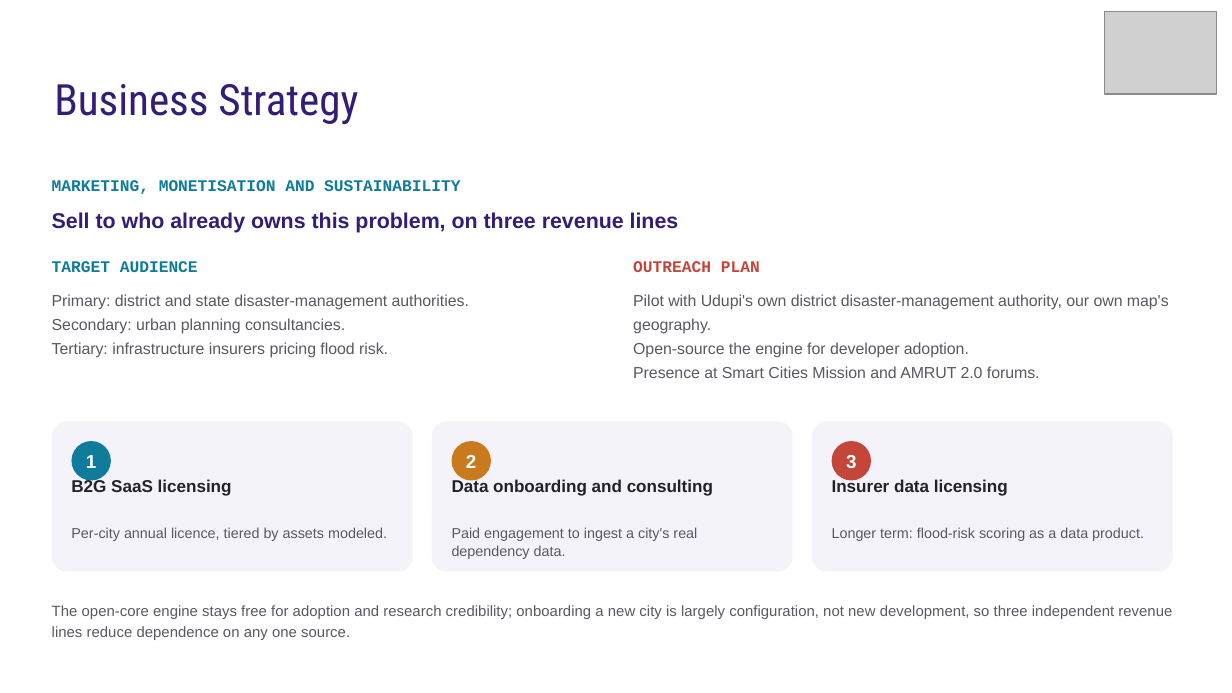
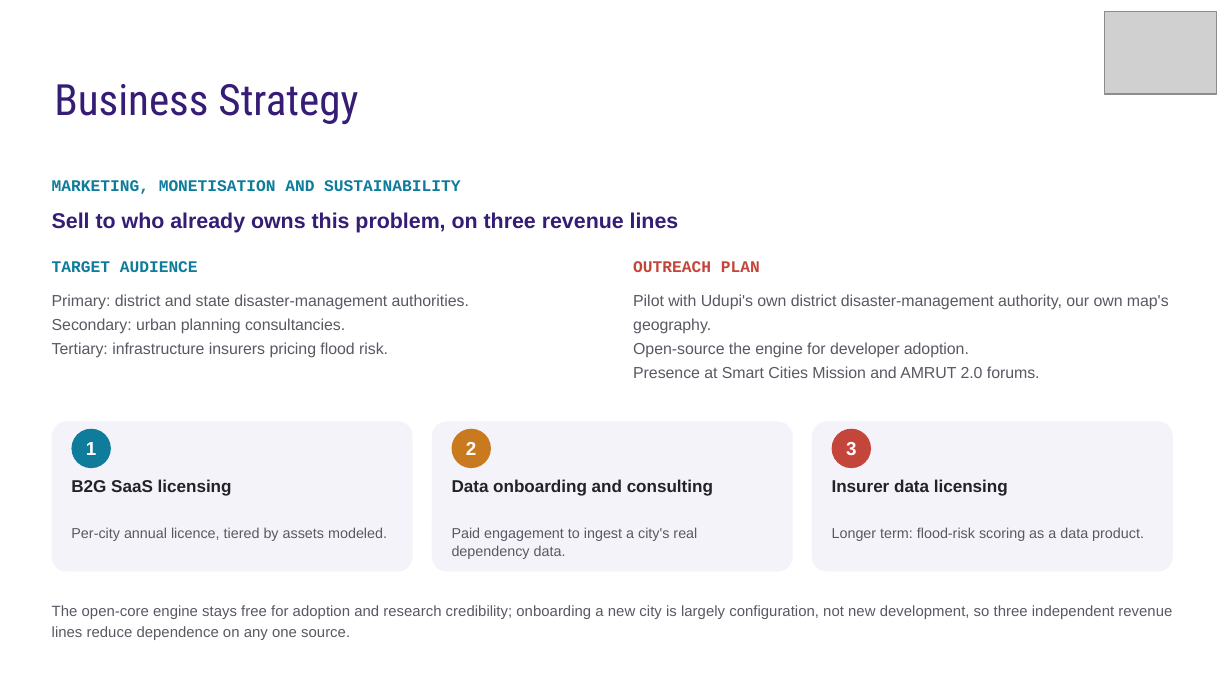
Before and after one commit to HalcyonVector/M-Hashed, a slide deck: slide 5 of deck/51001_DataBaes_ProblemStatementID.pptx. Drawn at 1232x693 pixels with LibreOffice and Linux fonts; fonts in the diff are those of the drawing; grey boxes stand for pictures. Boxes give left, top, right and bottom in pixels: in the first picture for what was removed or moved away, otherwise in the second. Text is boxed around its words. In the diff, an @@ line names an element or a change of style, - is before the commit and + after.

```diff
--- a/deck/51001_DataBaes_ProblemStatementID.pptx
+++ b/deck/51001_DataBaes_ProblemStatementID.pptx
@@ 3 ellipses: place and size @@
-3 ellipses at (71, 441, 871, 480)
+3 ellipses at (71, 429, 871, 468)
```
Also in this commit, not shown: 3 other slides changed, 2 other files.
